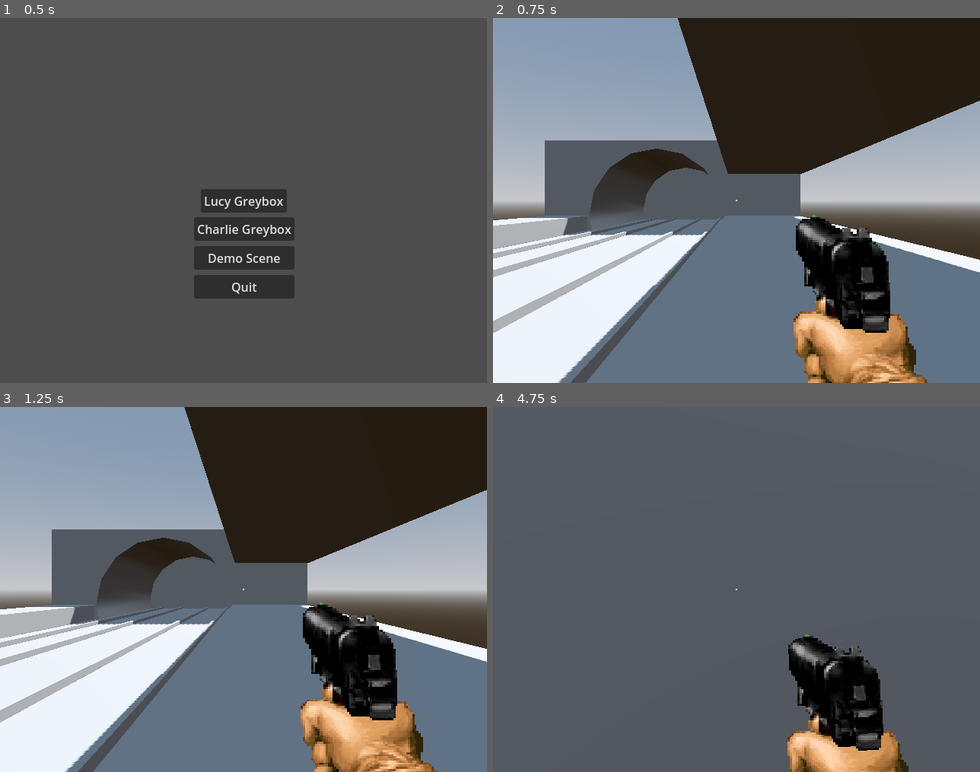
Above: before the commit, frames 1-4 (two rows, left to right).
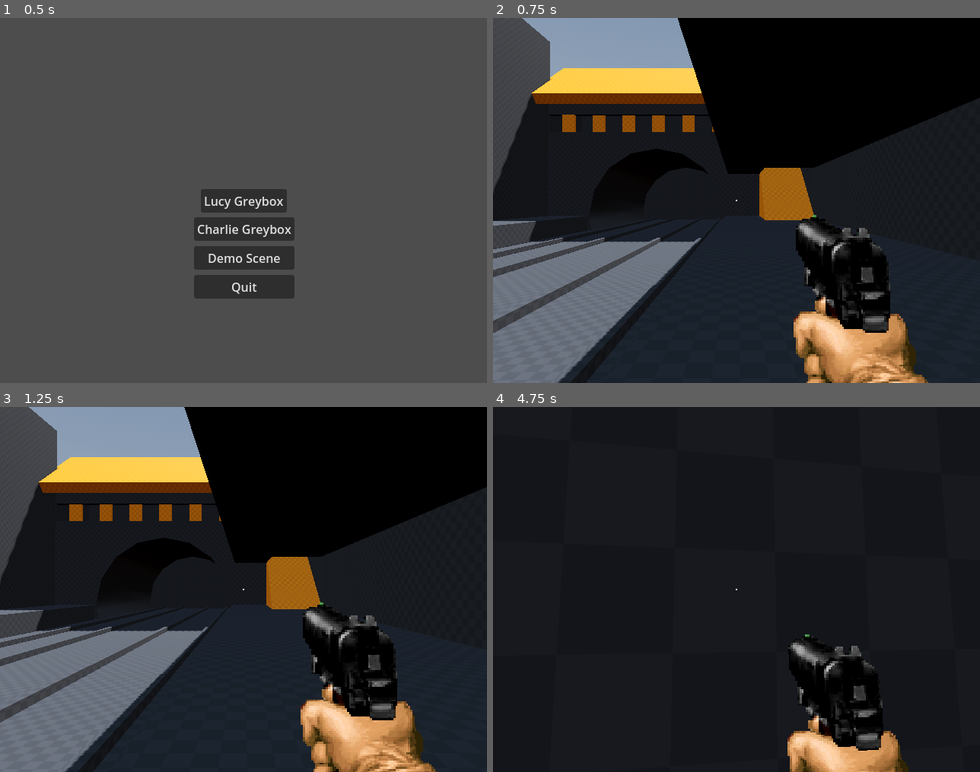
Above: after the commit, the same moments.

Repository: drowpotions/Pirate-Software-Game-Jam-JAN-2025
Game: Godot game, scene res://menu/main_menu.tscn
Two runs of this game, one before a commit and one after it. Both use one fixed random seed, a clock stepped at 60 frames per second and the inputs below. Sound files missing from this copy of the repository are replaced by a short silence.
Inputs (mouse positions are in pixels of both pictures, inside the frame that each line leads up to):
- Up to frame 1 (0.5 s): no input
- Up to frame 2 (0.75 s): click "Charlie Greybox" at 0.5 s
- Up to frame 3 (1.25 s): no input
- Up to frame 4 (4.75 s): move the mouse to (760, 589) at 1.27 s; hold Ctrl (Crouch) 1.28-2.03 s; hold W (forwards) from 1.28 s (still down); tap Space (jump) at 1.52, 2.27, 3.77, 4.52 s; move the mouse to (712, 589) at 2.02 s; click (712, 589) at 2.1 s; move the mouse to (746, 582) at 2.77 s; hold Ctrl (Crouch) 2.78-3.53 s; move the mouse to (731, 596) at 3.52 s; click (731, 596) at 3.6 s; move the mouse to (775, 593) at 4.27 s; hold Ctrl (Crouch) from 4.28 s (still down)

Frame 1 is identical in both runs. In frame 2, 87% of the frame differs, in the area x 0-100%, y 0-100%; in frame 3, 87%; in frame 4, 94%.

Commit message:
added dev textures and updated charlies greybox

Diff:
--- a/Charlie Grey Box.tscn
+++ b/Charlie Grey Box.tscn
@@ -1,6 +1,8 @@
-[gd_scene load_steps=5 format=3 uid="uid://dodsmfno8mwtj"]
+[gd_scene load_steps=8 format=3 uid="uid://dodsmfno8mwtj"]
 
 [ext_resource type="PackedScene" uid="uid://cg3hhcm4bnihs" path="res://Player/Player.tscn" id="1_pnr0j"]
+[ext_resource type="Material" uid="uid://bvvtvff6knkxb" path="res://Dev_Textures/Dev_Black.tres" id="2_ge1hb"]
+[ext_resource type="Material" uid="uid://dbtwq7et2slrk" path="res://Dev_Textures/Dev_Orange.tres" id="3_kaj5v"]
 
 [sub_resource type="ProceduralSkyMaterial" id="ProceduralSkyMaterial_2evqk"]
 sky_horizon_color = Color(0.64625, 0.65575, 0.67075, 1)
@@ -15,6 +17,8 @@
 tonemap_mode = 2
 glow_enabled = true
 
+[sub_resource type="StandardMaterial3D" id="StandardMaterial3D_uoeqm"]
+
 [node name="World2" type="Node3D"]
 
 [node name="WorldEnvironment" type="WorldEnvironment" parent="."]
@@ -29,6 +33,7 @@
 
 [node name="CSGBox3D7" type="CSGBox3D" parent="."]
 transform = Transform3D(1, 0, 0, 0, 1, 0, 0, 0, 1, -6.34912, 2.64752, 25.3293)
+material_override = ExtResource("2_ge1hb")
 size = Vector3(25.4404, 9.85266, 15.6587)
 
 [node name="CSGCylinder3D" type="CSGCylinder3D" parent="CSGBox3D7"]
@@ -40,17 +45,30 @@
 
 [node name="CSGBox3D8" type="CSGBox3D" parent="."]
 transform = Transform3D(1, 0, 0, 0, 1, 0, 0, 0, 1, -6.37156, 2.60278, -26.8592)
+material_override = ExtResource("2_ge1hb")
+use_collision = true
 size = Vector3(25.4404, 9.85266, 18.7197)
 
 [node name="CSGCylinder3D" type="CSGCylinder3D" parent="CSGBox3D8"]
 transform = Transform3D(1, 0, 0, 0, -4.37114e-08, -1, 0, 1, -4.37114e-08, -1.62844, -2.60278, 26.8592)
+material_override = ExtResource("2_ge1hb")
 operation = 2
 radius = 6.71916
 height = 71.7023
 sides = 16
 
+[node name="CSGBox3D9" type="CSGBox3D" parent="CSGBox3D8"]
+transform = Transform3D(1, 0, 0, 0, -4.37114e-08, 1, 0, -1, -4.37114e-08, 9.11604, 2.0658, 26.8592)
+size = Vector3(7.25323, 37.792, 1)
+
+[node name="CSGBox3D3" type="CSGBox3D" parent="CSGBox3D8"]
+transform = Transform3D(1, 0, 0, 0, 0.729924, -0.683529, 0, 0.683529, 0.729924, 10.577, -0.254849, 14.7861)
+operation = 2
+size = Vector3(3.95996, 3.57162, 22.5825)
+
 [node name="CSGBox3D" type="CSGBox3D" parent="."]
 transform = Transform3D(12.6364, 0, 0, 0, 0.0216317, 0, 0, 0, 17.6156, -6.31821, -0.861077, 0)
+material_override = ExtResource("2_ge1hb")
 use_collision = true
 size = Vector3(2, 79.0607, 4.29492)
 
@@ -76,6 +94,139 @@
 transform = Transform3D(0.0791364, 0, 0, 0, 46.2285, 0, 0, 0, 0.113241, -0.500792, -21.8731, 0)
 size = Vector3(0.292847, 0.331543, 36.9512)
 
-[node name="CSGBox3D9" type="CSGBox3D" parent="CSGBox3D"]
-transform = Transform3D(0.0791364, 0, 0, 0, -2.02071e-06, 46.2285, 0, -0.0567679, -2.4814e-09, 0.717188, 255.628, 0)
-size = Vector3(7.25323, 37.792, 1)
+[node name="CSGBox3D2" type="CSGBox3D" parent="."]
+transform = Transform3D(-4.37114e-08, 1, 0, -1, -4.37114e-08, 0, 0, 0, 1, 6.69239, 4.07854, 5.18988)
+material_override = ExtResource("2_ge1hb")
+use_collision = true
+size = Vector3(11.9717, 1, 46.0499)
+
+[node name="CSGBox3D5" type="CSGBox3D" parent="."]
+transform = Transform3D(-4.37114e-08, 1, 0, -1, -4.37114e-08, 0, 0, 0, 1, -19.3076, 7.79949, 4.95917)
+material_override = ExtResource("2_ge1hb")
+use_collision = true
+size = Vector3(19.4136, 1, 45.5885)
+
+[node name="CSGBox3D6" type="CSGBox3D" parent="."]
+transform = Transform3D(1.91069e-15, -4.37114e-08, 0.915949, -1, -4.37114e-08, 0, 4.37114e-08, -1, -4.00374e-08, -8.30761, 16.7995, 25)
+material_override = ExtResource("3_kaj5v")
+use_collision = true
+size = Vector3(19.4136, 1, 35.6702)
+
+[node name="CSGBox3D9" type="CSGBox3D" parent="."]
+transform = Transform3D(1.91069e-15, -4.37114e-08, 0.915949, -1, -4.37114e-08, 0, 4.37114e-08, -1, -4.00374e-08, -6.41173, 10.1443, -25)
+material_override = ExtResource("2_ge1hb")
+use_collision = true
+size = Vector3(6.10327, 1, 27.8335)
+
+[node name="CSGBox3D14" type="CSGBox3D" parent="."]
+transform = Transform3D(1.91069e-15, -4.37114e-08, 0.915949, 2.98023e-08, 1, 4.00374e-08, -1, 2.98023e-08, 5.32907e-15, -6.41173, 12.6945, -21.2582)
+material_override = ExtResource("2_ge1hb")
+use_collision = true
+size = Vector3(7.58679, 1, 27.8335)
+
+[node name="CSGBox3D15" type="CSGBox3D" parent="."]
+transform = Transform3D(1.91069e-15, -4.37114e-08, 0.915949, 0.623798, 0.781586, 3.12927e-08, -0.781586, 0.623798, 2.49752e-08, -6.41173, 13.367, -18.2582)
+material_override = ExtResource("3_kaj5v")
+use_collision = true
+size = Vector3(7.58679, 1, 27.8335)
+material = SubResource("StandardMaterial3D_uoeqm")
+
+[node name="CSGBox3D10" type="CSGBox3D" parent="."]
+transform = Transform3D(4.37114e-08, -1, -8.00748e-08, -1, -4.37114e-08, 0, -3.82137e-15, 8.74228e-08, -0.915949, -19.3095, 10.1443, -21.1013)
+material_override = ExtResource("2_ge1hb")
+use_collision = true
+size = Vector3(6.10327, 1, 9.62207)
+
+[node name="CSGBox3D13" type="CSGBox3D" parent="."]
+transform = Transform3D(4.37114e-08, -1, -8.00748e-08, -1, -4.37114e-08, 0, -3.82137e-15, 8.74228e-08, -0.915949, 6.69054, 10.1443, -21.1013)
+material_override = ExtResource("2_ge1hb")
+use_collision = true
+size = Vector3(6.10327, 1, 9.62207)
+
+[node name="CSGBox3D25" type="CSGBox3D" parent="."]
+transform = Transform3D(1, 8.74228e-08, 3.50018e-15, 8.74228e-08, -1, -8.00748e-08, -3.82137e-15, 8.74228e-08, -0.915949, 3.98076, 10.1443, -14.7197)
+material_override = ExtResource("3_kaj5v")
+use_collision = true
+size = Vector3(5.52283, 1, 7.07574)
+
+[node name="CSGBox3D11" type="CSGBox3D" parent="."]
+transform = Transform3D(1.91069e-15, -4.37114e-08, 0.915949, -1, -4.37114e-08, 0, 4.37114e-08, -1, -4.00374e-08, -8.99995, 7.71645, -17.7567)
+material_override = ExtResource("2_ge1hb")
+use_collision = true
+size = Vector3(1.2475, 0.414185, 22.6233)
+
+[node name="CSGBox3D12" type="CSGBox3D" parent="."]
+transform = Transform3D(1.91069e-15, -4.37114e-08, 0.915949, -1, -4.37114e-08, 0, 4.37114e-08, -1, -4.00374e-08, -6.09406, 11.2591, -17.7567)
+material_override = ExtResource("2_ge1hb")
+use_collision = true
+size = Vector3(2.33273, 0.414185, 28.9684)
+
+[node name="CSGBox3D16" type="CSGBox3D" parent="."]
+transform = Transform3D(1.91069e-15, -4.37114e-08, 0.915949, -1, -4.37114e-08, 0, 4.37114e-08, -1, -4.00374e-08, -19.579, 9.25907, -17.7567)
+material_override = ExtResource("2_ge1hb")
+use_collision = true
+size = Vector3(2.33273, 0.414185, 1.83887)
+
+[node name="CSGBox3D17" type="CSGBox3D" parent="."]
+transform = Transform3D(1.91069e-15, -4.37114e-08, 0.915949, -1, -4.37114e-08, 0, 4.37114e-08, -1, -4.00374e-08, 1.15349, 9.25907, -17.7567)
+material_override = ExtResource("3_kaj5v")
+use_collision = true
+size = Vector3(2.33273, 0.304443, 1.29834)
+
+[node name="CSGBox3D18" type="CSGBox3D" parent="."]
+transform = Transform3D(1.91069e-15, -4.37114e-08, 0.915949, -1, -4.37114e-08, 0, 4.37114e-08, -1, -4.00374e-08, -1.84651, 9.25907, -17.7567)
+material_override = ExtResource("3_kaj5v")
+use_collision = true
+size = Vector3(2.33273, 0.281494, 1.29834)
+
+[node name="CSGBox3D19" type="CSGBox3D" parent="."]
+transform = Transform3D(1.91069e-15, -4.37114e-08, 0.915949, -1, -4.37114e-08, 0, 4.37114e-08, -1, -4.00374e-08, -4.84651, 9.25907, -17.7567)
+material_override = ExtResource("3_kaj5v")
+use_collision = true
+size = Vector3(2.33273, 0.259766, 1.29834)
+
+[node name="CSGBox3D20" type="CSGBox3D" parent="."]
+transform = Transform3D(1.91069e-15, -4.37114e-08, 0.915949, -1, -4.37114e-08, 0, 4.37114e-08, -1, -4.00374e-08, -7.84651, 9.25907, -17.7567)
+material_override = ExtResource("3_kaj5v")
+use_collision = true
+size = Vector3(2.33273, 0.293213, 1.29834)
+
+[node name="CSGBox3D21" type="CSGBox3D" parent="."]
+transform = Transform3D(1.91069e-15, -4.37114e-08, 0.915949, -1, -4.37114e-08, 0, 4.37114e-08, -1, -4.00374e-08, -10.8465, 9.25907, -17.7567)
+material_override = ExtResource("3_kaj5v")
+use_collision = true
+size = Vector3(2.33273, 0.29126, 1.29834)
+
+[node name="CSGBox3D22" type="CSGBox3D" parent="."]
+transform = Transform3D(1.91069e-15, -4.37114e-08, 0.915949, -1, -4.37114e-08, 0, 4.37114e-08, -1, -4.00374e-08, -13.8465, 9.25907, -17.7567)
+material_override = ExtResource("3_kaj5v")
+use_collision = true
+size = Vector3(2.33273, 0.297119, 1.29834)
+
+[node name="CSGBox3D23" type="CSGBox3D" parent="."]
+transform = Transform3D(1.91069e-15, -4.37114e-08, 0.915949, -1, -4.37114e-08, 0, 4.37114e-08, -1, -4.00374e-08, -16.8465, 9.25907, -17.7567)
+material_override = ExtResource("3_kaj5v")
+use_collision = true
+size = Vector3(2.33273, 0.31543, 1.29834)
+
+[node name="CSGBox3D3" type="CSGBox3D" parent="."]
+transform = Transform3D(1.91069e-15, -4.37114e-08, -1, -1, -4.37114e-08, 0, -4.37114e-08, 1, -4.37114e-08, 4.17317, 7.63515, -11.9777)
+material_override = ExtResource("2_ge1hb")
+use_collision = true
+size = Vector3(4.85773, 0.955322, 5.89758)
+
+[node name="CSGBox3D4" type="CSGBox3D" parent="."]
+transform = Transform3D(4.37114e-08, -1, 8.74228e-08, -1, -4.37114e-08, 0, 3.82137e-15, -8.74228e-08, -1, 1.72835, 7.57836, -14.9956)
+material_override = ExtResource("2_ge1hb")
+use_collision = true
+size = Vector3(4.97131, 1, 5.9614)
+
+[node name="CSGPolygon3D" type="CSGPolygon3D" parent="."]
+transform = Transform3D(-4.37114e-08, 0, -5.80437, 1, -3.51562e-08, -2.53717e-07, -4.37114e-08, -0.80428, 1.10903e-14, 2.22676, 0, -10.9948)
+material_override = ExtResource("3_kaj5v")
+use_collision = true
+polygon = PackedVector2Array(0, 0, 0.010613, 11.4789, 7.53164, 11.4561)
+
+[node name="CSGBox3D24" type="CSGBox3D" parent="."]
+transform = Transform3D(1, 0, 0, 0, 1, 0, 0, 0, 1, 10.2859, 0, 0)
+material = ExtResource("2_ge1hb")
--- /dev/null
+++ b/Dev_Textures/Dev_Black.tres
@@ -0,0 +1,10 @@
+[gd_resource type="StandardMaterial3D" load_steps=2 format=3 uid="uid://bvvtvff6knkxb"]
+
+[ext_resource type="Texture2D" uid="uid://b1kbmccs2fgx0" path="res://Dev_Textures/Textures/dark/texture_08.png" id="1_dqiym"]
+
+[resource]
+albedo_texture = ExtResource("1_dqiym")
+uv1_triplanar = true
+uv1_world_triplanar = true
+uv2_triplanar = true
+uv2_world_triplanar = true
--- /dev/null
+++ b/Dev_Textures/Dev_Orange.tres
@@ -0,0 +1,10 @@
+[gd_resource type="StandardMaterial3D" load_steps=2 format=3 uid="uid://dbtwq7et2slrk"]
+
+[ext_resource type="Texture2D" uid="uid://d0a8jhm78162m" path="res://Dev_Textures/Textures/orange/texture_09.png" id="1_xplyk"]
+
+[resource]
+albedo_texture = ExtResource("1_xplyk")
+uv1_triplanar = true
+uv1_world_triplanar = true
+uv2_triplanar = true
+uv2_world_triplanar = true
Binary file added: Dev_Textures/Textures/dark/texture_01.png
Not shown, added: Dev_Textures/Textures/dark/texture_01.png.import
Binary file added: Dev_Textures/Textures/dark/texture_02.png
Not shown, added: Dev_Textures/Textures/dark/texture_02.png.import
Binary file added: Dev_Textures/Textures/dark/texture_03.png
Not shown, added: Dev_Textures/Textures/dark/texture_03.png.import
Binary file added: Dev_Textures/Textures/dark/texture_04.png
Not shown, added: Dev_Textures/Textures/dark/texture_04.png.import
Binary file added: Dev_Textures/Textures/dark/texture_05.png
Not shown, added: Dev_Textures/Textures/dark/texture_05.png.import
Binary file added: Dev_Textures/Textures/dark/texture_06.png
Not shown, added: Dev_Textures/Textures/dark/texture_06.png.import
(and 144 more such lines)
